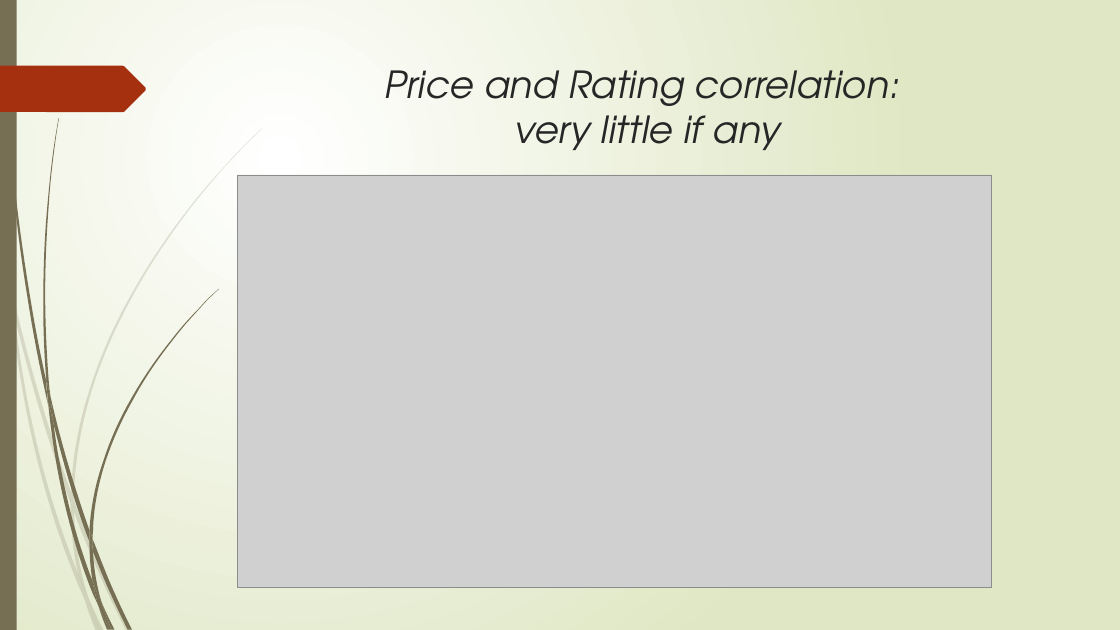
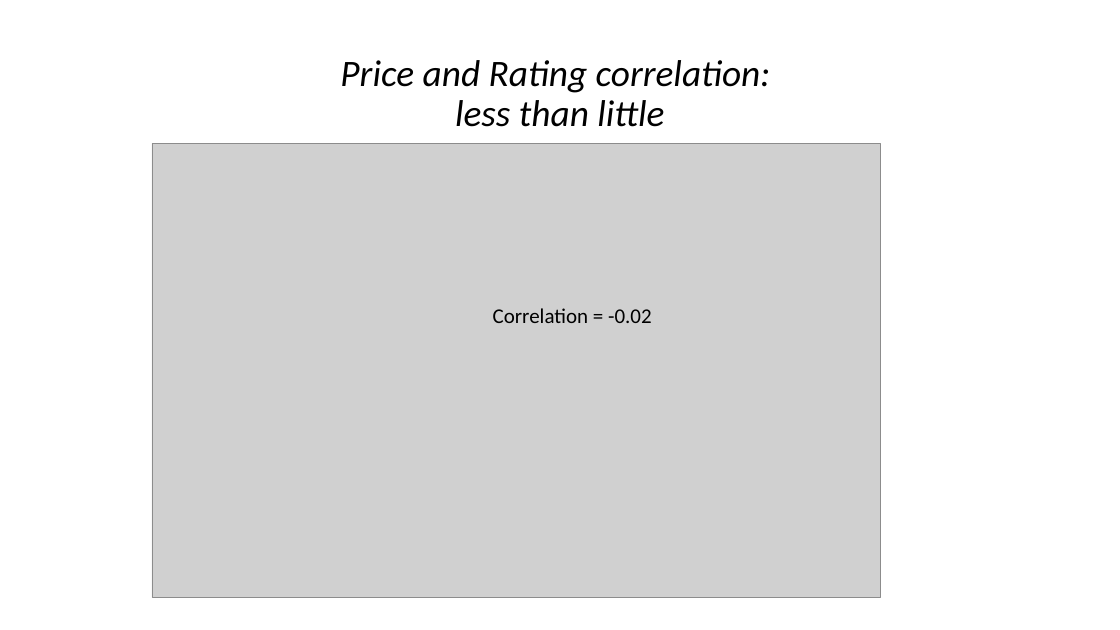
Before and after one commit to Khamanna/Udemy-Selenium, a slide deck: slide 16 of PPUdemyPresentation.pptx (slide 15 before the commit). Drawn at 1120x630 pixels with LibreOffice and Linux fonts; fonts in the diff are those of the drawing; grey boxes stand for pictures. Boxes give left, top, right and bottom in pixels: in the first picture for what was removed or moved away, otherwise in the second. Text is boxed around its words. In the diff, an @@ line names an element or a change of style, - is before the commit and + after.

```diff
--- a/PPUdemyPresentation.pptx
+++ b/PPUdemyPresentation.pptx
@@ background gradient #FFFFFF to #DFE8C4 to #FFFFFF @@
@@ rectangle removed at [0, 0, 17, 630] @@
@@ title "Price and Rating correlation: less ..." at [340, 60, 771, 127]: vertical alignment top to middle @@
@@ freeform shape removed at [0, 66, 146, 112] @@
@@ title at [340, 60, 771, 127]: text changed; font TeX Gyre Adventor to Calibri; text colour #262626 to #000000 @@
-Price and Rating correlation:
-very little if any
+Price and Rating correlation:
+less than little
@@ picture: place and size @@
-picture at [238, 175, 991, 587]
+picture at [152, 144, 881, 597]
@@ text added at [493, 308, 652, 323], 18 pt, text #000000 @@
+Correlation = -0.02
@@ group removed at [0, 129, 262, 630]: 10 freeform shapes @@
@@ group removed at [3, 0, 218, 630]: 12 freeform shapes @@
```
Also in this commit, not shown: 11 other slides changed, 5 slides added, 5 slides removed, 1 other file.
